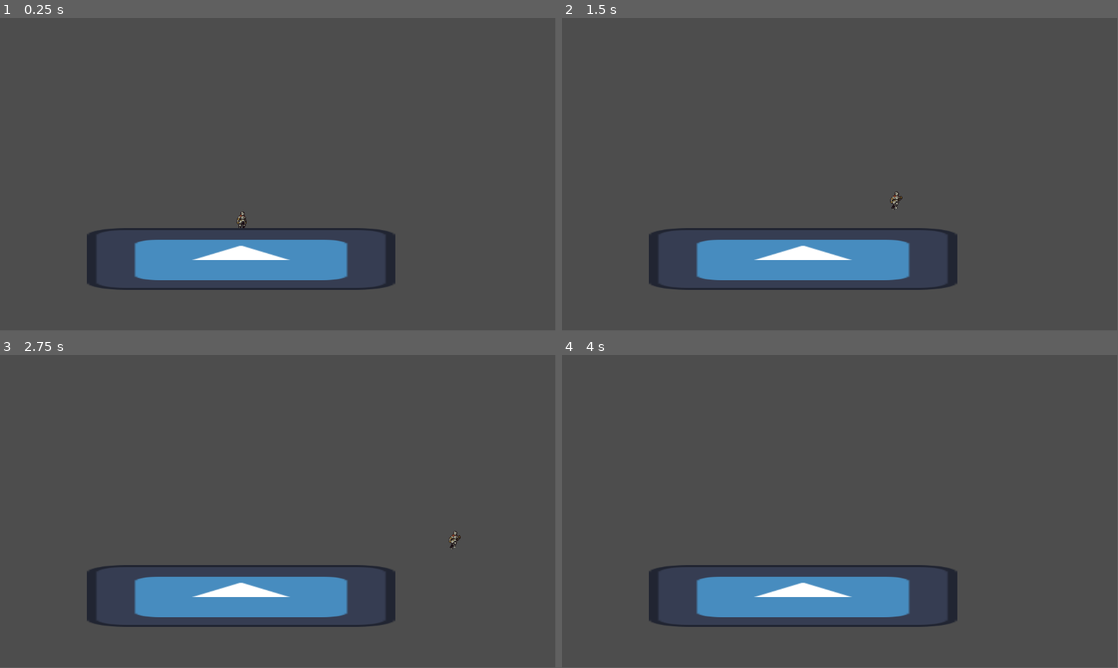
Above: before the commit, frames 1-4 (two rows, left to right).
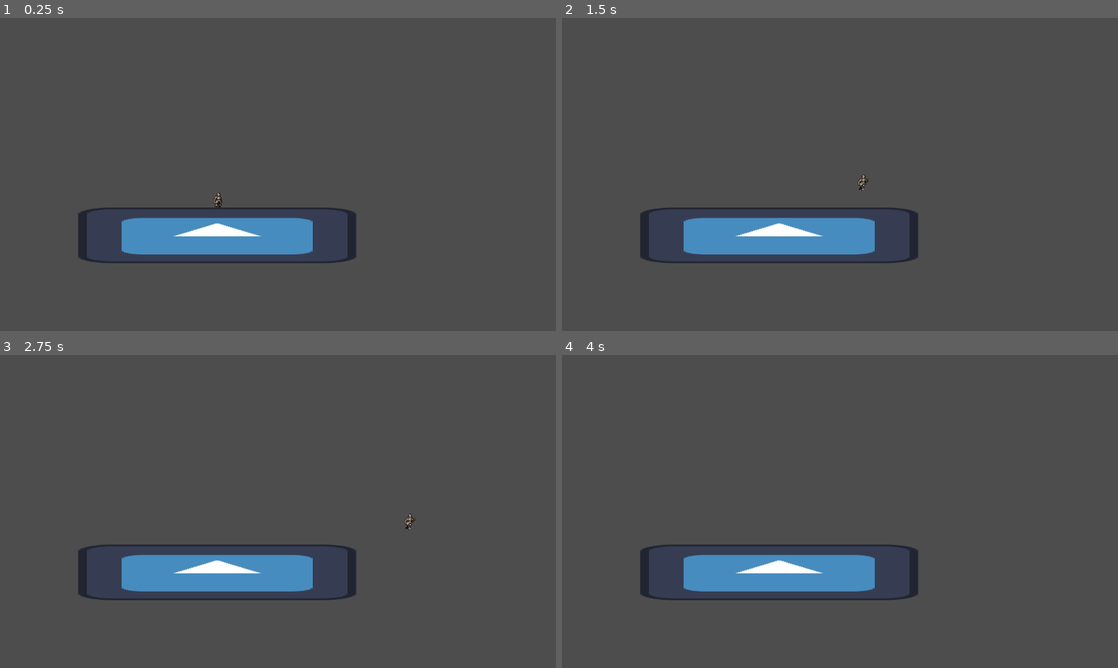
Above: after the commit, the same moments.

Repository: marie-bisbo/PlebJam
Game: Godot game, scene res://main.tscn
The game is run twice, just before and just after one commit, with the same random seed, the same clock (stepped at 60 frames per second) and the same inputs. The project has no main scene, so this scene is started directly. The engine's default icon, where the game draws it, is replaced by a stand-in: a white triangle on a blue panel in a dark square.
Inputs (mouse positions are in pixels of both pictures, inside the frame that each line leads up to):
- Up to frame 1 (0.25 s): no input
- Up to frame 2 (1.5 s): tap Enter at 0.5 s; move the mouse to (962, 158) at 0.52 s; hold D (move_right) from 0.53 s (still down); click (962, 158) at 0.6 s; tap Space (jump) at 0.77 s; move the mouse to (728, 190) at 1.27 s; click (728, 190) at 1.35 s
- Up to frame 3 (2.75 s): tap Space (jump) at 1.52, 2 s; move the mouse to (333, 442) at 2.02 s; release D (move_right) at 2.03 s; hold A (move_left) from 2.03 s (still down); click (333, 442) at 2.1 s
- Up to frame 4 (4 s): move the mouse to (812, 574) at 2.77 s; release A (move_left) at 2.78 s; hold D (move_right) from 2.78 s (still down); click (812, 574) at 2.85 s; tap Space (jump) at 3.02, 3.77 s; tap Enter at 3.5 s; move the mouse to (1006, 558) at 3.52 s; click (1006, 558) at 3.6 s
In our replay, the window is 799x449 before the commit and 800x450 after it. These sizes can differ from the game's own. Grey fills any space a smaller window leaves; there, only what the larger window draws over its background counts as a difference.

The runs differ from the first frame. In frame 1, 8.0% of the frame differs, in the area x 14-72%, y 55-87%; in frame 2, 8.1%; in frame 3, 8.1%, in the area x 14-83%, y 50-87%; in frame 4, 8.0%.

Commit message:
Added display and rendering to project settings;

Diff:
--- a/project.godot
+++ b/project.godot
@@ -11,6 +11,7 @@
 [application]
 
 config/name="PlebJam"
+run/main_scene="res://Levels/office_level_1.tscn"
 config/features=PackedStringArray("4.3", "Forward Plus")
 config/icon="res://icon.svg"
 
@@ -36,3 +37,14 @@
 "events": [Object(InputEventMouseButton,"resource_local_to_scene":false,"resource_name":"","device":-1,"window_id":0,"a …(258 unchanged characters)…
 ]
 }
+
+[display]
+
+window/size/viewport_width=1280
+window/size/viewport_height=720
+window/stretch/mode="viewport"
+window/stretch/aspect="keep_height"
+
+[rendering]
+
+textures/canvas_textures/default_texture_filter=0
